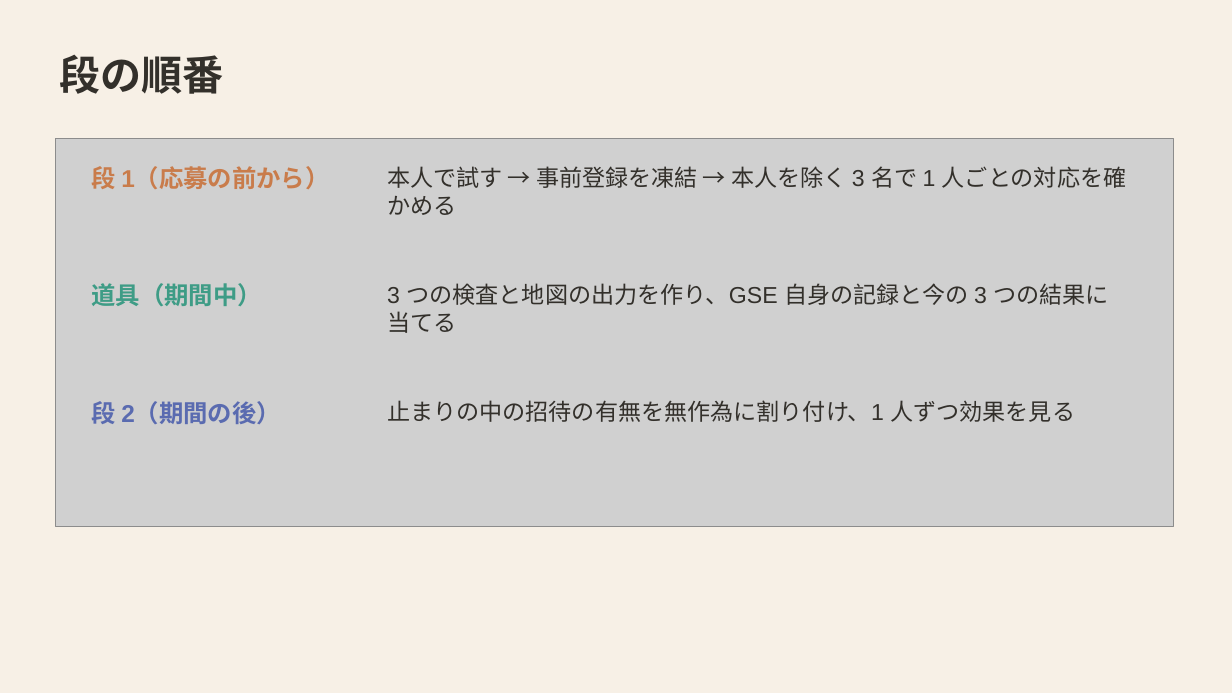
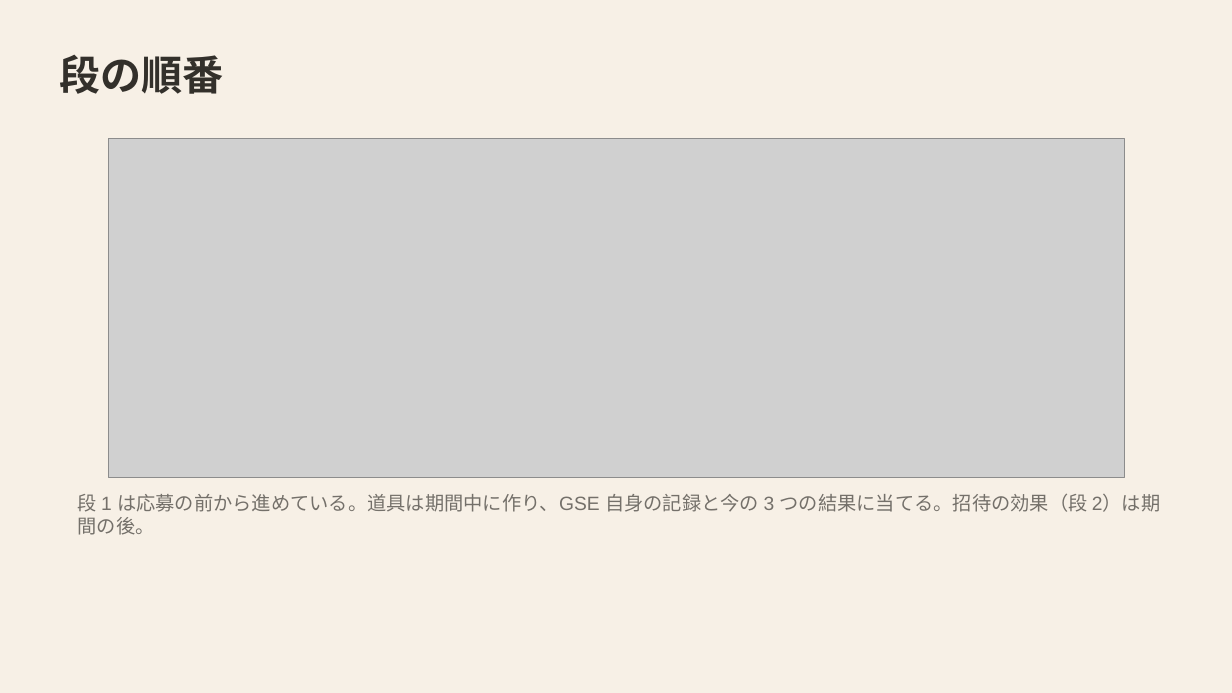
Before and after one commit to mikotomiura/GSE-prototype, a slide deck: slide 15 of docs/slides/project-overview/GSE_project_detail.pptx. Drawn at 1232x693 pixels with LibreOffice and Linux fonts; fonts in the diff are those of the drawing; grey boxes stand for pictures. Boxes give left, top, right and bottom in pixels: in the first picture for what was removed or moved away, otherwise in the second. Text is boxed around its words. In the diff, an @@ line names an element or a change of style, - is before the commit and + after.

```diff
--- a/docs/slides/project-overview/GSE_project_detail.pptx
+++ b/docs/slides/project-overview/GSE_project_detail.pptx
@@ picture: place and size @@
-picture at (55,139,1174,527)
+picture at (108,139,1125,478)
@@ text removed at (387,166,1127,215) @@
-本人で試す → 事前登録を凍結 → 本人を除く 3 名で 1 人ごとの対応を確かめる
@@ text removed at (91,283,261,306) @@
-道具（期間中）
@@ text removed at (387,283,1109,333) @@
-3 つの検査と地図の出力を作り、GSE 自身の記録と今の 3 つの結果に当てる
@@ text removed at (91,401,281,424) @@
-段 2（期間の後）
@@ text removed at (387,400,1075,422) @@
-止まりの中の招待の有無を無作為に割り付け、1 人ずつ効果を見る
@@ text at (78,494,1160,535): text changed; size 19 to 15 pt; text colour #C97C4B to #74706A; bold off @@
-段 1（応募の前から）
+段 1 は応募の前から進めている。道具は期間中に作り、GSE 自身の記録と今の 3 つの結果に当てる。招待の効果（段 2）は期間の後。
```
Also in this commit, not shown: 10 other slides changed, 31 other files.
